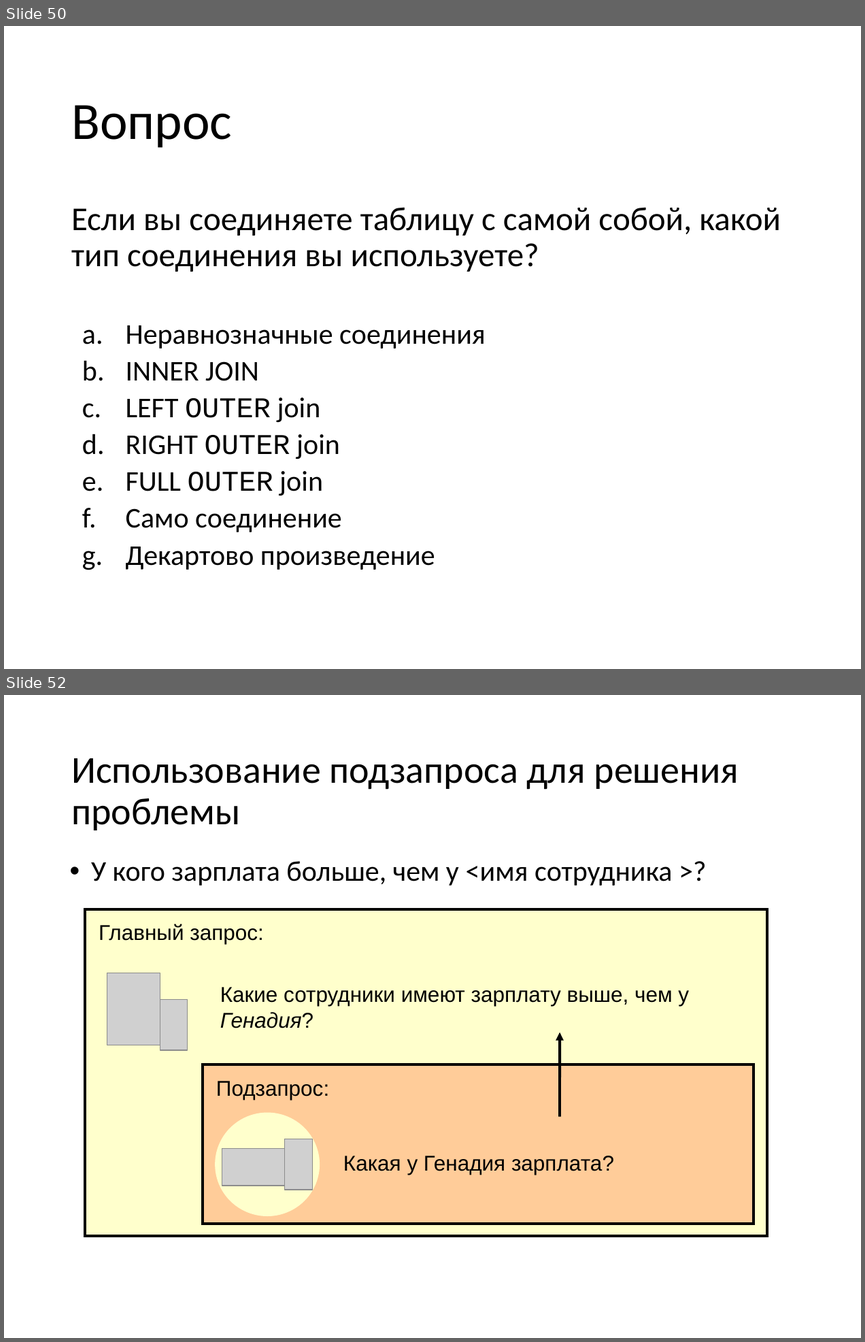
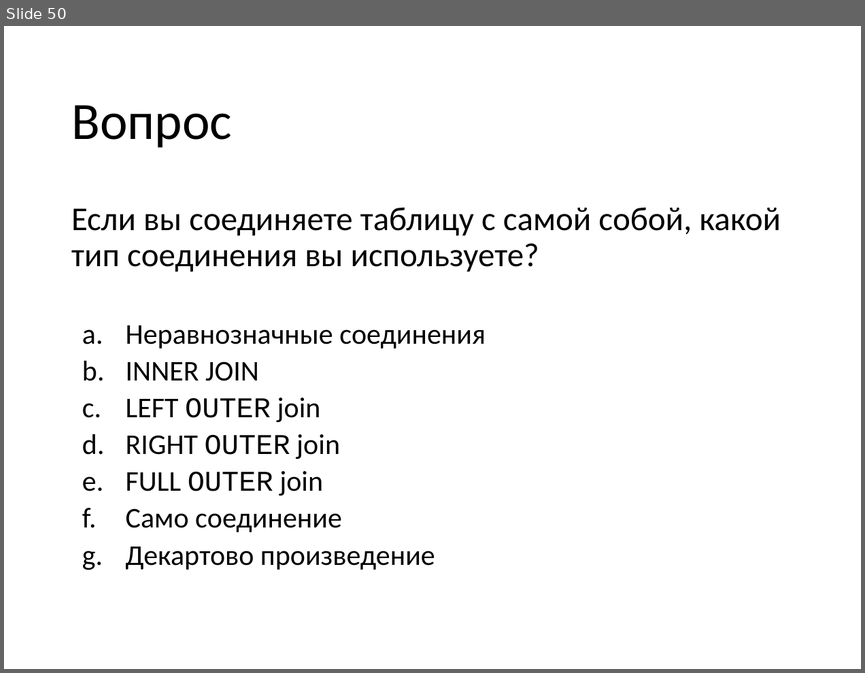
Before and after one commit to andreyzhurlov/ais_sql_hive_course_2, a slide deck: lecture_03/03_SQL_функции_и_соединения.pptx. Shown one above the other, each under a label of ours: slides 50 and 52 before the commit, slide 50 after it; the slides between them are not shown. The pictures are 865x1342 and 865x673 pixels, drawn with LibreOffice and Linux fonts; fonts in the diff are those of the drawing; grey boxes stand for pictures. Boxes give left, top, right and bottom in pixels: in the first picture for what was removed or moved away, otherwise in the second. Text is boxed around its words. In the diff, an @@ line names an element or a change of style, - is before the commit and + after.

```diff
--- a/lecture_03/03_SQL_функции_и_соединения.pptx
+++ b/lecture_03/03_SQL_функции_и_соединения.pptx
@@ slide 52 removed at box(4, 695, 861, 1338), background #FFFFFF @@
@@ title removed at box(71, 758, 739, 830) @@
-Использование подзапроса для решения проблемы
@@ text removed at box(91, 861, 672, 885) @@
-• У кого зарплата больше, чем у <имя сотрудника >?
@@ rectangle removed at box(86, 909, 766, 1236) @@
@@ text removed at box(99, 923, 264, 944) @@
-Главный запрос:
@@ picture removed at box(107, 972, 160, 1045) @@
@@ picture removed at box(160, 999, 188, 1050) @@
@@ text removed at box(220, 987, 689, 1028) @@
-Какие сотрудники имеют зарплату выше, чем у Генадия?
@@ arrow removed from (559, 1117) to (559, 1032) @@
@@ rectangle removed at box(203, 1064, 753, 1223) @@
@@ text removed at box(216, 1081, 329, 1100) @@
-Подзапрос:
@@ ellipse removed at box(215, 1113, 320, 1216) @@
@@ picture removed at box(285, 1139, 313, 1189) @@
@@ picture removed at box(222, 1149, 285, 1185) @@
@@ text removed at box(343, 1155, 614, 1174) @@
-Какая у Генадия зарплата?
```
Also in this commit, not shown: 16 other slides removed, 2 other files.
